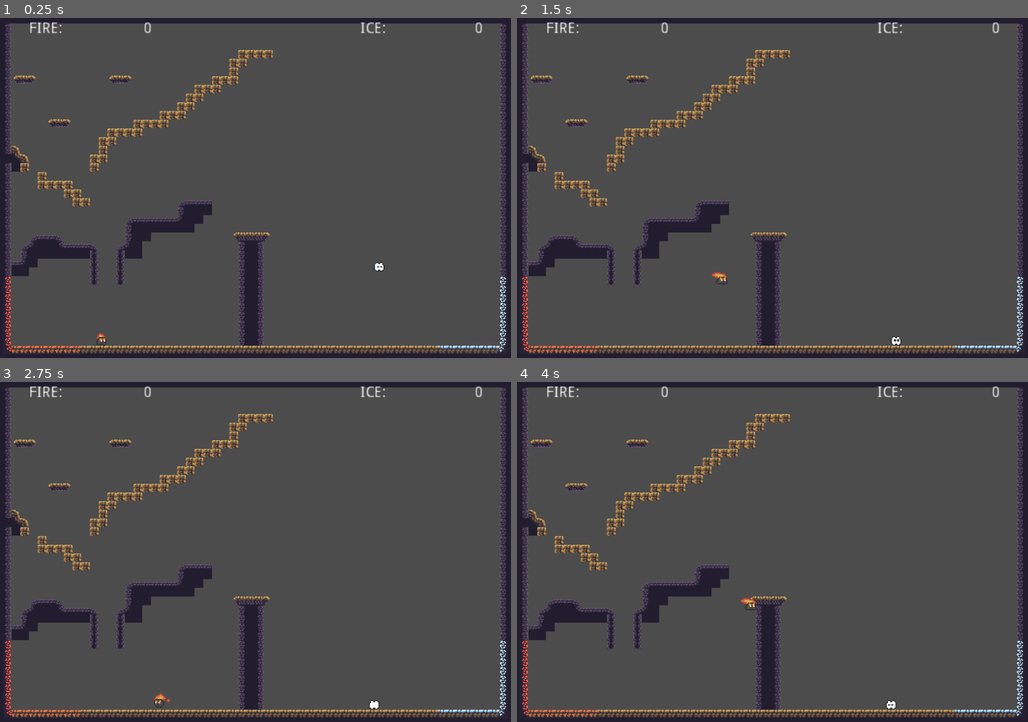
Above: before the commit, frames 1-4 (two rows, left to right).
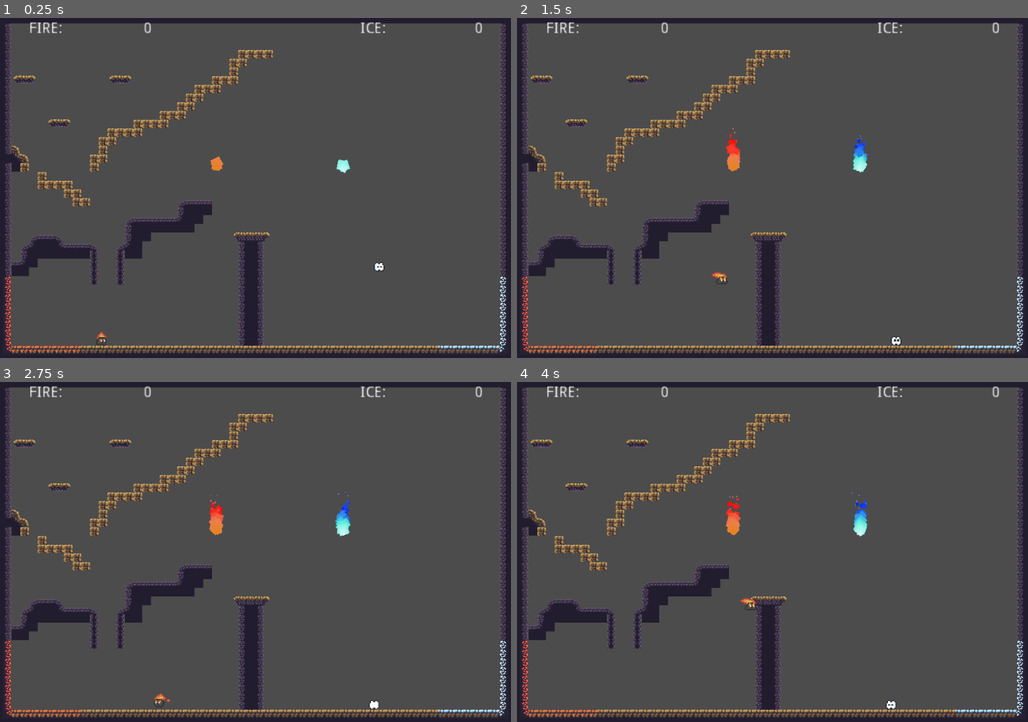
Above: after the commit, the same moments.

Repository: valdemarceccon/globalgamejam2022
Game: Godot game, scene res://MainScene.tscn
Same seed, same stepped clock (60 frames per second), same inputs: the game is played once before the commit and once after it.
Inputs:
- Up to frame 1 (0.25 s): no input
- Up to frame 2 (1.5 s): hold D (move_right1) from 0.53 s (still down); tap Left (move_left2) at 0.6 s; tap W (jump1) at 0.77 s; tap Right (move_right2) at 1.35 s
- Up to frame 3 (2.75 s): tap W (jump1) at 1.52 s; release D (move_right1) at 2.03 s; hold A (move_left1) from 2.03 s (still down); tap Left (move_left2) at 2.1 s
- Up to frame 4 (4 s): release A (move_left1) at 2.78 s; hold D (move_right1) from 2.78 s (still down); tap Right (move_right2) at 2.85 s; tap W (jump1) at 3.02, 3.77 s; tap Left (move_left2) at 3.6 s

The runs differ from the first frame. In frame 1, 0.2% of the frame differs, in the area x 19-69%, y 40-95%; in frame 2, 0.4%; in frame 3, 0.4%; in frame 4, 0.4%, in the area x 40-69%, y 32-46%.

Commit message:
safe zone and score system

Diff:
--- /dev/null
+++ b/Collectable.gd
@@ -0,0 +1,29 @@
+extends Area2D
+
+class_name Collectable
+
+enum FIRE_TYPE { cold,hot }
+export (FIRE_TYPE) var type = FIRE_TYPE.cold
+var body = null
+var initial_position: Vector2 = Vector2()
+
+func _ready():
+	if type == FIRE_TYPE.cold:
+		$ColdFire.emitting = true
+	if type == FIRE_TYPE.hot:
+		$HotFire.emitting = true
+
+	initial_position = self.position
+
+
+func _on_Collectable_body_entered(body):
+	if body.has_method("collect"):
+		self.body = body
+		body.collect(self)
+
+func score(safe_zone):
+	safe_zone.score(self)
+	self.body.increase_score()
+
+func reset():
+	position = initial_position
--- /dev/null
+++ b/Collectable.tscn
@@ -0,0 +1,24 @@
+[gd_scene load_steps=5 format=2]
+
+[ext_resource path="res://HotFire.tscn" type="PackedScene" id=1]
+[ext_resource path="res://Collectable.gd" type="Script" id=2]
+[ext_resource path="res://ColdFire.tscn" type="PackedScene" id=3]
+
+[sub_resource type="CapsuleShape2D" id=1]
+radius = 8.0
+height = 16.0
+
+[node name="Collectable" type="Area2D"]
+script = ExtResource( 2 )
+
+[node name="CollisionShape2D" type="CollisionShape2D" parent="."]
+position = Vector2( 0, -24 )
+shape = SubResource( 1 )
+
+[node name="HotFire" parent="." instance=ExtResource( 1 )]
+emitting = false
+
+[node name="ColdFire" parent="." instance=ExtResource( 3 )]
+emitting = false
+
+[connection signal="body_entered" from="." to="." method="_on_Collectable_body_entered"]
--- a/MainHud.gd
+++ b/MainHud.gd
@@ -1,19 +1,11 @@
 extends CanvasLayer
-
-
-# Declare member variables here. Examples:
-# var a = 2
-# var b = "text"
-
-
-# Called when the node enters the scene tree for the first time.
-func _ready():
-	pass # Replace with function body.
 
 func show():
 	$FireScore.show()
 	$IceScore.show()
 
-# Called every frame. 'delta' is the elapsed time since the previous frame.
-#func _process(delta):
-#	pass
+func update_hot(valor):
+	$FireScore/Score.text = String(valor)
+
+func update_cold(valor):
+	$IceScore/Score.text = String(valor)
--- a/MainScene.gd
+++ b/MainScene.gd
@@ -1,17 +1,6 @@
 extends Node2D
 
-
-# Declare member variables here. Examples:
-# var a = 2
-# var b = "text"
-
-
-# Called when the node enters the scene tree for the first time.
 func _ready():
 	$Hud.show()
-	pass # Replace with function body.
-
-
-# Called every frame. 'delta' is the elapsed time since the previous frame.
-#func _process(delta):
-#	pass
+	$HotPlayer.score_callback = funcref($Hud, "update_hot")
+	$ColdPlayer.score_callback = funcref($Hud, "update_cold")
--- a/MainScene.tscn
+++ b/MainScene.tscn
@@ -7,6 +7,8 @@
 [ext_resource path="res://MainHud.tscn" type="PackedScene" id=5]
 [ext_resource path="res://assets/00Atlas-snow.png" type="Texture" id=6]
 [ext_resource path="res://assets/00Atlas-fire.png" type="Texture" id=7]
+[ext_resource path="res://Collectable.tscn" type="PackedScene" id=8]
+[ext_resource path="res://SafeZone.tscn" type="PackedScene" id=9]
 
 [sub_resource type="ConvexPolygonShape2D" id=2]
 points = PoolVector2Array( 0, 0, 16, 0, 16, 16, 0, 16 )
@@ -968,12 +970,28 @@
 format = 1
 tile_data = PoolIntArray( 65526, 3, 0, 65527, 3, 0, 65528, 3, 0, 65529, 3, 0, 65530, 3, 0, 65531, 3, 0, 65532, 3, 0, 65 …(7201 unchanged characters)…
 
-[node name="Player" parent="." instance=ExtResource( 4 )]
+[node name="CollectableHot" parent="." instance=ExtResource( 8 )]
+position = Vector2( 408, 288 )
+type = 1
+
+[node name="CollectableCold" parent="." instance=ExtResource( 8 )]
+position = Vector2( 641, 290 )
+
+[node name="ColdPlayer" parent="." instance=ExtResource( 4 )]
 position = Vector2( 707, 425 )
 scale = Vector2( 2, 2 )
 
-[node name="Player2" parent="." instance=ExtResource( 1 )]
+[node name="HotPlayer" parent="." instance=ExtResource( 1 )]
 position = Vector2( 198, 598 )
 scale = Vector2( 2, 2 )
 
 [node name="Hud" parent="." instance=ExtResource( 5 )]
+
+[node name="SafeZoneHot" parent="." instance=ExtResource( 9 )]
+position = Vector2( 98, 542 )
+scale = Vector2( 6.61912, 6.21502 )
+safe_zone_type = 1
+
+[node name="SafeZoneCold" parent="." instance=ExtResource( 9 )]
+position = Vector2( 863, 544 )
+scale = Vector2( 6.61912, 6.21502 )
--- a/PlayerFire.gd
+++ b/PlayerFire.gd
@@ -1,4 +1,6 @@
 extends "res://playerbase.gd"
+
+
 
 func _init():
 	colisao_name = "CollisionShape2D"
--- a/PlayerFire.tscn
+++ b/PlayerFire.tscn
@@ -7,90 +7,112 @@
 extents = Vector2( 3.5, 4 )
 
 [sub_resource type="AtlasTexture" id=14]
+flags = 4
 atlas = ExtResource( 1 )
 region = Rect2( 0, 32, 32, 32 )
 
 [sub_resource type="AtlasTexture" id=15]
+flags = 4
 atlas = ExtResource( 1 )
 region = Rect2( 32, 32, 32, 32 )
 
 [sub_resource type="AtlasTexture" id=16]
+flags = 4
 atlas = ExtResource( 1 )
 region = Rect2( 64, 32, 32, 32 )
 
 [sub_resource type="AtlasTexture" id=17]
+flags = 4
 atlas = ExtResource( 1 )
 region = Rect2( 96, 32, 32, 32 )
 
 [sub_resource type="AtlasTexture" id=18]
+flags = 4
 atlas = ExtResource( 1 )
 region = Rect2( 128, 32, 32, 32 )
 
 [sub_resource type="AtlasTexture" id=19]
+flags = 4
 atlas = ExtResource( 1 )
 region = Rect2( 160, 32, 32, 32 )
 
 [sub_resource type="AtlasTexture" id=28]
+flags = 4
 atlas = ExtResource( 1 )
 region = Rect2( 0, 128, 32, 32 )
 
 [sub_resource type="AtlasTexture" id=29]
+flags = 4
 atlas = ExtResource( 1 )
 region = Rect2( 32, 128, 32, 32 )
 
 [sub_resource type="AtlasTexture" id=30]
+flags = 4
 atlas = ExtResource( 1 )
 region = Rect2( 64, 128, 32, 32 )
 
 [sub_resource type="AtlasTexture" id=31]
+flags = 4
 atlas = ExtResource( 1 )
 region = Rect2( 96, 128, 32, 32 )
 
 [sub_resource type="AtlasTexture" id=32]
+flags = 4
 atlas = ExtResource( 1 )
 region = Rect2( 128, 128, 32, 32 )
 
 [sub_resource type="AtlasTexture" id=33]
+flags = 4
 atlas = ExtResource( 1 )
 region = Rect2( 160, 128, 32, 32 )
 
 [sub_resource type="AtlasTexture" id=34]
+flags = 4
 atlas = ExtResource( 1 )
 region = Rect2( 192, 128, 32, 32 )
 
 [sub_resource type="AtlasTexture" id=35]
+flags = 4
 atlas = ExtResource( 1 )
 region = Rect2( 224, 128, 32, 32 )
 
 [sub_resource type="AtlasTexture" id=20]
+flags = 4
 atlas = ExtResource( 1 )
 region = Rect2( 0, 0, 32, 32 )
 
 [sub_resource type="AtlasTexture" id=21]
+flags = 4
 atlas = ExtResource( 1 )
 region = Rect2( 32, 0, 32, 32 )
 
 [sub_resource type="AtlasTexture" id=22]
+flags = 4
 atlas = ExtResource( 1 )
 region = Rect2( 64, 0, 32, 32 )
 
 [sub_resource type="AtlasTexture" id=23]
+flags = 4
 atlas = ExtResource( 1 )
 region = Rect2( 96, 0, 32, 32 )
 
 [sub_resource type="AtlasTexture" id=24]
+flags = 4
 atlas = ExtResource( 1 )
 region = Rect2( 128, 0, 32, 32 )
 
 [sub_resource type="AtlasTexture" id=25]
+flags = 4
 atlas = ExtResource( 1 )
 region = Rect2( 160, 0, 32, 32 )
 
 [sub_resource type="AtlasTexture" id=26]
+flags = 4
 atlas = ExtResource( 1 )
 region = Rect2( 192, 0, 32, 32 )
 
 [sub_resource type="AtlasTexture" id=27]
+flags = 4
 atlas = ExtResource( 1 )
 region = Rect2( 224, 0, 32, 32 )
 
@@ -123,6 +145,6 @@
 position = Vector2( -1, -5 )
 frames = SubResource( 13 )
 animation = "idle"
-frame = 2
+frame = 3
 playing = true
 offset = Vector2( 1, -11 )
--- a/PlayerIce.tscn
+++ b/PlayerIce.tscn
@@ -1,80 +1,95 @@
-[gd_scene load_steps=23 format=2]
+[gd_scene load_steps=24 format=2]
 
 [ext_resource path="res://Ice Elemental Sprite Sheet.png" type="Texture" id=1]
 [ext_resource path="res://PlayerIce.gd" type="Script" id=2]
 
-[sub_resource type="RectangleShape2D" id=33]
-extents = Vector2( 3.5, 4.5 )
-
 [sub_resource type="AtlasTexture" id=15]
+flags = 4
 atlas = ExtResource( 1 )
 region = Rect2( 0, 0, 32, 32 )
 
 [sub_resource type="AtlasTexture" id=16]
+flags = 4
 atlas = ExtResource( 1 )
 region = Rect2( 32, 0, 32, 32 )
 
 [sub_resource type="AtlasTexture" id=17]
+flags = 4
 atlas = ExtResource( 1 )
 region = Rect2( 64, 0, 32, 32 )
 
 [sub_resource type="AtlasTexture" id=18]
+flags = 4
 atlas = ExtResource( 1 )
 region = Rect2( 96, 0, 32, 32 )
 
 [sub_resource type="AtlasTexture" id=19]
+flags = 4
 atlas = ExtResource( 1 )
 region = Rect2( 128, 0, 32, 32 )
 
 [sub_resource type="AtlasTexture" id=20]
+flags = 4
 atlas = ExtResource( 1 )
 region = Rect2( 160, 0, 32, 32 )
 
 [sub_resource type="AtlasTexture" id=25]
+flags = 4
 atlas = ExtResource( 1 )
 region = Rect2( 0, 192, 32, 32 )
 
 [sub_resource type="AtlasTexture" id=26]
+flags = 4
 atlas = ExtResource( 1 )
 region = Rect2( 32, 192, 32, 32 )
 
 [sub_resource type="AtlasTexture" id=27]
+flags = 4
 atlas = ExtResource( 1 )
 region = Rect2( 64, 192, 32, 32 )
 
 [sub_resource type="AtlasTexture" id=28]
+flags = 4
 atlas = ExtResource( 1 )
 region = Rect2( 96, 192, 32, 32 )
 
 [sub_resource type="AtlasTexture" id=29]
+flags = 4
 atlas = ExtResource( 1 )
 region = Rect2( 128, 192, 32, 32 )
 
 [sub_resource type="AtlasTexture" id=30]
+flags = 4
 atlas = ExtResource( 1 )
 region = Rect2( 160, 192, 32, 32 )
 
 [sub_resource type="AtlasTexture" id=31]
+flags = 4
 atlas = ExtResource( 1 )
 region = Rect2( 192, 192, 32, 32 )
 
 [sub_resource type="AtlasTexture" id=32]
+flags = 4
 atlas = ExtResource( 1 )
 region = Rect2( 224, 192, 32, 32 )
 
 [sub_resource type="AtlasTexture" id=21]
+flags = 4
 atlas = ExtResource( 1 )
 region = Rect2( 0, 32, 32, 32 )
 
 [sub_resource type="AtlasTexture" id=22]
+flags = 4
 atlas = ExtResource( 1 )
 region = Rect2( 32, 32, 32, 32 )
 
 [sub_resource type="AtlasTexture" id=23]
+flags = 4
 atlas = ExtResource( 1 )
 region = Rect2( 64, 32, 32, 32 )
 
 [sub_resource type="AtlasTexture" id=24]
+flags = 4
 atlas = ExtResource( 1 )
 region = Rect2( 96, 32, 32, 32 )
 
@@ -96,17 +111,31 @@
 "speed": 5.0
 } ]
 
+[sub_resource type="RectangleShape2D" id=34]
+extents = Vector2( 5, 5.5 )
+
+[sub_resource type="RectangleShape2D" id=33]
+extents = Vector2( 3.5, 4.5 )
+
 [node name="Player" type="KinematicBody2D"]
 script = ExtResource( 2 )
+
+[node name="Sprite" type="AnimatedSprite" parent="."]
+position = Vector2( 0, -5 )
+frames = SubResource( 13 )
+animation = "idle"
+playing = true
+offset = Vector2( 1, -10 )
+
+[node name="Area2D" type="Area2D" parent="."]
+
+[node name="CollisionShape2D" type="CollisionShape2D" parent="Area2D"]
+position = Vector2( 0, -4.5 )
+shape = SubResource( 34 )
 
 [node name="colisao" type="CollisionShape2D" parent="."]
 position = Vector2( 0.5, -4.5 )
 shape = SubResource( 33 )
 
-[node name="Sprite" type="AnimatedSprite" parent="."]
-position = Vector2( 0, -5 )
-frames = SubResource( 13 )
-animation = "idle"
-frame = 3
-playing = true
-offset = Vector2( 1, -10 )
+[connection signal="body_entered" from="Area2D" to="." method="_on_Area2D_body_entered"]
+[connection signal="tree_entered" from="colisao" to="." method="_on_colisao_tree_entered"]
--- /dev/null
+++ b/SafeZone.gd
@@ -0,0 +1,11 @@
+extends Area2D
+
+enum SAFE_ZONE_TYPE { COLD, HOT }
+
+export (SAFE_ZONE_TYPE) var safe_zone_type = SAFE_ZONE_TYPE.COLD
+
+
+func _on_SafeZone_body_entered(body):
+	print(body)
+	if body.has_method("increase_score"):
+		body.increase_score()
--- /dev/null
+++ b/SafeZone.tscn
@@ -0,0 +1,13 @@
+[gd_scene load_steps=3 format=2]
+
+[ext_resource path="res://SafeZone.gd" type="Script" id=1]
+
+[sub_resource type="RectangleShape2D" id=1]
+
+[node name="SafeZone" type="Area2D"]
+script = ExtResource( 1 )
+
+[node name="CollisionShape2D" type="CollisionShape2D" parent="."]
+shape = SubResource( 1 )
+
+[connection signal="body_entered" from="." to="." method="_on_SafeZone_body_entered"]
--- a/playerbase.gd
+++ b/playerbase.gd
@@ -1,4 +1,8 @@
 extends KinematicBody2D
+
+class_name PlayerBase
+
+var score_callback:FuncRef = null
 
 var score:int = 0
 
@@ -6,6 +10,10 @@
 var jumpFoce:int = 700
 var gravity:int = 1600
 var speep_wall_jump: int = 2000
+var collected: Area2D = null
+
+
+signal hit
 
 var move_left: String = "move_left2"
 var move_right: String = "move_right2"
@@ -27,6 +35,8 @@
 	colisao.transform.y *= ratio
 
 func _process(delta):
+	if collected:
+		collected.position = self.position
 	if vel.x != 0:
 		sprite.play("run")
 	else:
@@ -64,3 +74,16 @@
 		sprite.flip_h = true
 	elif vel.x > 0:
 		sprite.flip_h = false
+
+func collect(fire: Area2D):
+	print(self)
+	collected = fire
+
+func increase_score():
+	print(collected)
+	if collected:
+		score += 1
+		if score_callback:
+			score_callback.call_func(score)
+		collected.reset()
+		collected = null
--- a/project.godot
+++ b/project.godot
@@ -7,6 +7,22 @@
 ;   param=value ; assign values to parameters
 
 config_version=4
+
+_global_script_classes=[ {
+"base": "Area2D",
+"class": "Collectable",
+"language": "GDScript",
+"path": "res://Collectable.gd"
+}, {
+"base": "KinematicBody2D",
+"class": "PlayerBase",
+"language": "GDScript",
+"path": "res://playerbase.gd"
+} ]
+_global_script_class_icons={
+"Collectable": "",
+"PlayerBase": ""
+}
 
 [application]
 
Not shown: 1 places in MainScene.tscn that only renumber resources
